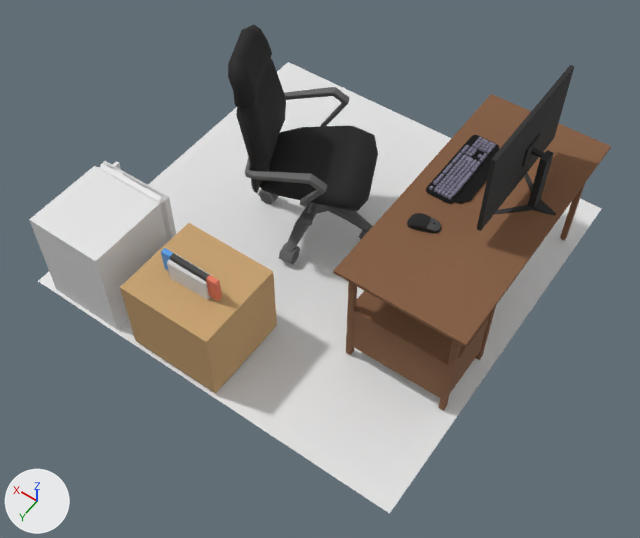
The glTF model assets/lowgameroom.glb, before and after one commit.
Rendered twice from a 50 mm camera at (-2.39, 3.47, 5.08) aimed at (-0.26, 0.48, 0.39). Arrows for +X, +Y and +Z are at lower left; the lights stay in place. Where no turn or scale is listed for an object, it has been applied to the vertices.

The scene before the commit, as lines of its bpy script (objects in view):
```python
ob_computerchair = bpy.data.objects.new('ComputerChair', me_chairlegmesh)
ob_computerchair.location = (0.311, -0.08, 0.0)
ob_computerchair.rotation_euler = (0.0, 0.0, -1.142)  # degrees (0, 0, -65)
ob_desk5_blackwood_0 = bpy.data.objects.new('desk5_BlackWood_0', me_desk5_blackwood_0)
ob_desk5_blackwood_0.location = (-0.949, 0.077, 0.32)
ob_keyboard = bpy.data.objects.new('Keyboard', None)
ob_keyboard.location = (-0.777, -0.244, 0.945)
ob_keyboard.rotation_euler = (0.0, 0.0, -1.571)  # degrees (0, 0, -90)
ob_keyboard.scale = (0.000129, 0.000129, 0.000129)
ob_nl_____________________material_002_0 = bpy.data.objects.new('( NL ) ( / ) ( * ) ( - )_Material.002_0', me_nl_____________________material_002_0_001)
ob_nl_____________________material_002_0.location = (-0.746, -0.593, 0.948)
ob_numerot___1___9___0___material_002_0 = bpy.data.objects.new('Numerot ( 1 - 9 + 0 )_Material.002_0', me_numerot___1___9___0___material_002_0_001)
ob_numerot___1___9___0___material_002_0.location = (-0.746, -0.101, 0.953)
ob_object_2 = bpy.data.objects.new('Object_2', me_object_0_007)
ob_object_2.location = (-0.807, 0.181, 0.945)
ob_object_4_001 = bpy.data.objects.new('Object_4.001', me_object_2_007)
ob_object_4_001.location = (-0.807, 0.181, 0.945)
# also in view: 'Monitor' at (-1.27, -0.38, 1.28); 'Cube_0' at (1.04, 1.11, 0.38); 'ChairTop' at (0.25, -0.11, 0.96); 'Cabinet' at (0.21, 1.15, 0.32); 'SwitchKit' at (0.2, 1.2, 0.72)
```
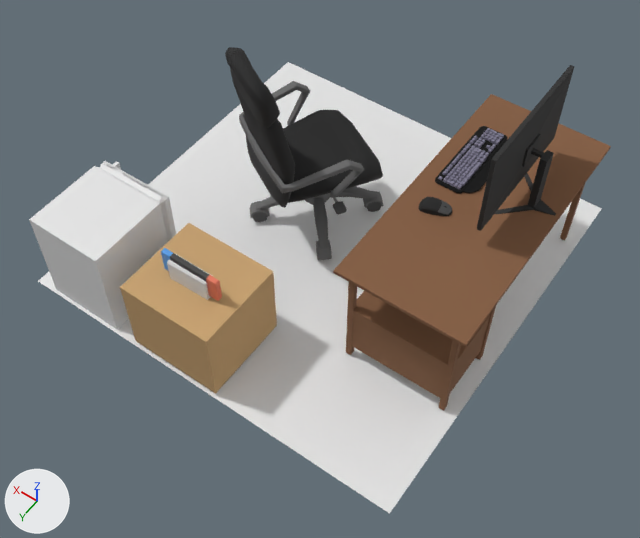
ob_keyboard is not drawn itself; it is the parent of ob_x, ob_1_____2_____3, ob_4_____5_____6, ob_7_____8_____9, ob_del_____end_____pd, ob_f1___f4, ob_f5___f8, ob_f9___f12.

Diff of the bpy script that builds the scene:
```diff
--- a/assets/lowgameroom.glb.py
+++ b/assets/lowgameroom.glb.py
@@ ob_object_2 @@
 ob_object_2 = bpy.data.objects.new('Object_2', me_object_0_007)
-ob_object_2.location = (-0.807, 0.181, 0.945)
+ob_object_2.location = (-0.793, 0.024, 0.945)
@@ ob_object_4_001 @@
 ob_object_4_001 = bpy.data.objects.new('Object_4.001', me_object_2_007)
-ob_object_4_001.location = (-0.807, 0.181, 0.945)
+ob_object_4_001.location = (-0.793, 0.024, 0.945)
@@ ob_keyboard @@
 ob_keyboard = bpy.data.objects.new('Keyboard', None)
-ob_keyboard.location = (-0.777, -0.244, 0.945)
+ob_keyboard.location = (-0.781, -0.352, 0.945)
 ob_keyboard.rotation_euler = (0.0, 0.0, -1.571)  # degrees (0, 0, -90)
@@ ob_nl_____________________material_002_0 @@
 ob_nl_____________________material_002_0 = bpy.data.objects.new('( NL ) ( / ) ( * ) ( - )_Material.002_0', me_nl_____________________material_002_0_001)
-ob_nl_____________________material_002_0.location = (-0.746, -0.593, 0.948)
+ob_nl_____________________material_002_0.location = (-0.75, -0.701, 0.948)
@@ ob_numerot___1___9___0___material_002_0 @@
 ob_numerot___1___9___0___material_002_0 = bpy.data.objects.new('Numerot ( 1 - 9 + 0 )_Material.002_0', me_numerot___1___9___0___material_002_0_001)
-ob_numerot___1___9___0___material_002_0.location = (-0.746, -0.101, 0.953)
+ob_numerot___1___9___0___material_002_0.location = (-0.75, -0.209, 0.953)
@@ ob_computerchair @@
 ob_computerchair.location = (0.311, -0.08, 0.0)
-ob_computerchair.rotation_euler = (0.0, 0.0, -1.142)  # degrees (0, 0, -65)
+ob_computerchair.rotation_euler = (0.0, 0.0, -0.517)  # degrees (0, 0, -30)
```

Pixel boxes (x1, y1, x2, y2) of what changed, in the pictures (640 x 538 px):
'ChairTop', turned: before (228, 25, 378, 226); after (225, 47, 383, 215)
'ComputerChair', turned: before (258, 189, 373, 265); after (249, 186, 384, 260)
'Alusta_Material.001_0', moved: before (426, 135, 499, 204); after (435, 126, 507, 194)
'Object_2', moved: before (407, 213, 441, 233); after (418, 197, 452, 216)
'Object_4.001', moved: before (426, 217, 441, 231); after (438, 200, 452, 215)
'Numerot ( 1 - 9 + 0 )_Material.002_0', moved: before (433, 159, 463, 192); after (443, 150, 471, 183)
'( NL ) ( / ) ( * ) ( - )_Material.002_0', moved: before (472, 137, 482, 148); after (480, 128, 491, 139)
